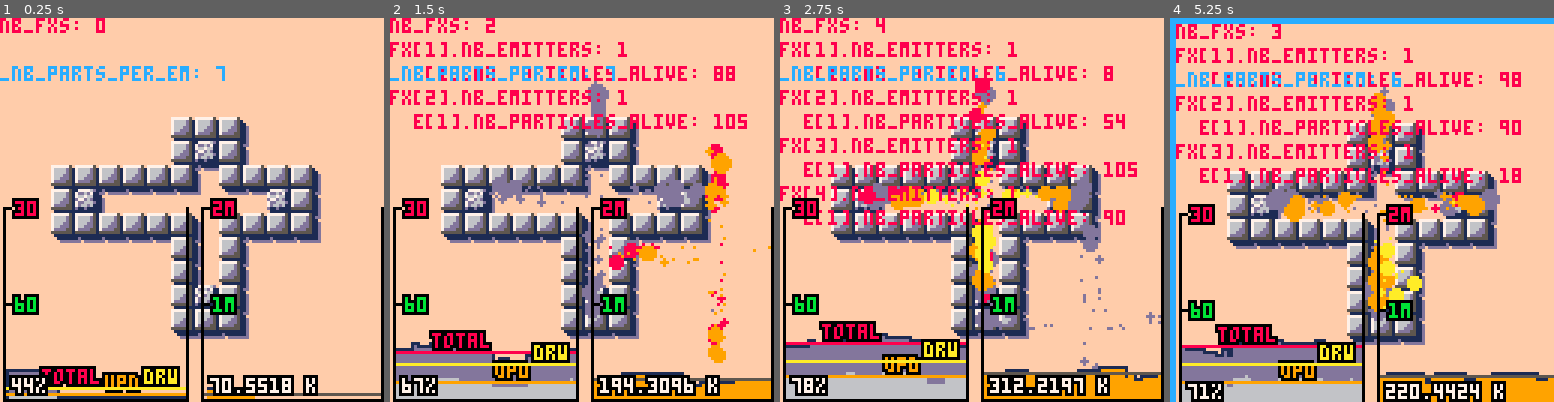
Above: before the commit, frames 1-4 (left to right).
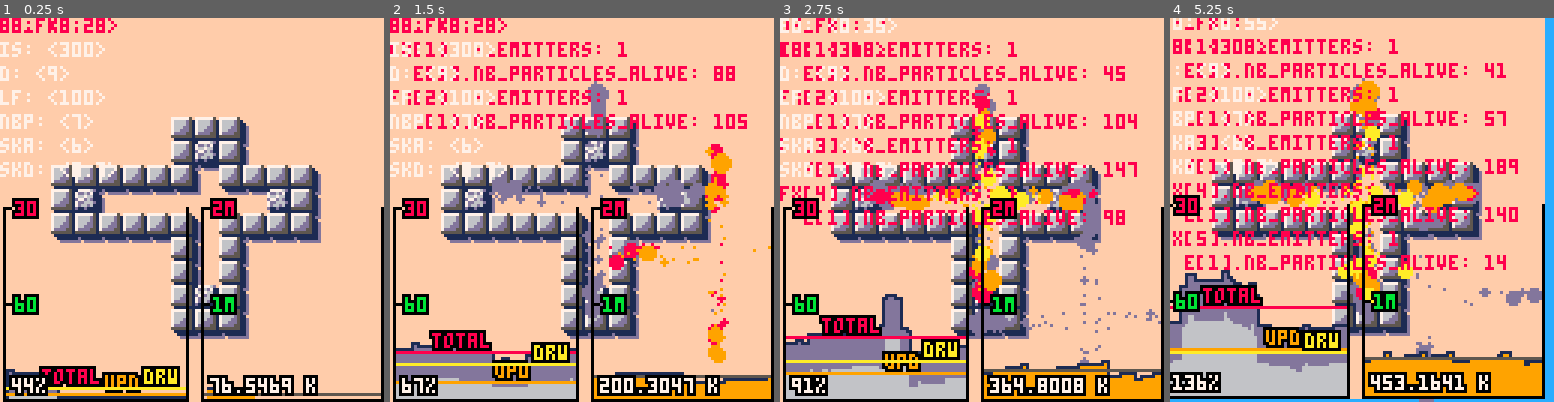
Above: after the commit, the same moments.

Repository: droune2001/nico_pico
Game: PICO-8 cartridge explo_dev.p8
Two runs of this game, one before a commit and one after it. Both use one fixed random seed, a clock stepped at 60 frames per second and the inputs below.
Inputs:
- Up to frame 1 (0.25 s): no input
- Up to frame 2 (1.5 s): tap X (X key) at 0.33, 1.07 s; tap O (Z key) at 0.7 s
- Up to frame 3 (2.75 s): hold Right 1.6-2.1 s; tap O (Z key) at 1.7, 2.1, 2.5 s; tap X (X key) at 1.85 s; hold Up 2.15-2.42 s; hold Right from 2.47 s (still down)
- Up to frame 4 (5.25 s): tap O (Z key) every 0.4 s from 2.9 to 4.9 s; tap X (X key) at 2.97, 4.08, 5.2 s; release Right at 3.03 s; hold Left 3.08-3.58 s; hold Down 3.63-3.97 s; hold Right 4.02-4.68 s; hold Up 4.73-5.03 s; hold Left from 5.08 s (still down)

The runs differ from the first frame. In frame 1, 3.2% of the frame differs, in the area x 0-75%, y 0-99%; in frame 2, 3.5%; in frame 3, 12%; in frame 4, 57%, in the area x 0-100%, y 0-100%.

Commit message:
tweak vars into explo dev

Diff:
--- a/explo_dev.p8
+++ b/explo_dev.p8
@@ -18,13 +18,13 @@
 
 
 -- debug vars
-_explo_duration=0.25
-_init_speed,_damp=300,9 --150,3
-_lift_factor=100
+--_explo_duration=0.25
+--_init_speed,_damp=300,9 --150,3
+--_lift_factor=100
 -- 7 gives me 105 particles peak, and good perf.
-_nb_particles_per_emission=7--10--15--25
-_cam_shk_amnt = 6
-_cam_shk_damp = .7
+--_nb_particles_per_emission=7--10--15--25
+--_cam_shk_amnt = 6
+--_cam_shk_damp = .7
 
 t=0
 dt=.0166667
@@ -170,6 +170,79 @@
 }
 end -- create_profiler
 
+
+-->8
+--------------
+-- tweak vars
+--------------
+g_vars = {
+ explo_duration=0.25,
+ init_speed=300,
+ damp=9, --150,3
+ lift_factor=100,
+ -- 7 gives me 105 particles peak, and good perf.
+ nb_particles_per_emission=7,--10--15--25
+ cam_shk_amnt = 6,
+ cam_shk_damp = .7,
+}
+
+tweak_vars = {
+ current = 1,
+ var_list = {},
+
+ add_tweak_var = function( tv, var_name, viz_name, incr )
+  local one_var = { vn=var_name, vin=viz_name, i=incr }
+  add(tv.var_list,one_var)
+ end,
+
+ update = function(tv)
+  if btnp(2) then
+   tv.current += 1
+   if tv.current == #tv.var_list + 1 then
+    tv.current = 1
+   end
+  end
+
+  if btnp(3) then
+   tv.current -= 1
+   if tv.current == 0 then
+    tv.current = #tv.var_list
+   end
+  end
+
+  if btnp(0) then
+   g_vars[tv.var_list[tv.current].vn] -= tv.var_list[tv.current].i
+  end
+
+  if btnp(1) then
+   g_vars[tv.var_list[tv.current].vn] += tv.var_list[tv.current].i
+  end
+
+  if btnp(4) then
+   tv:dump_to_clipboard()
+  end
+ end,
+
+ draw = function(tv)
+  -- draw list of viz_name and value
+  for k,v in pairs(tv.var_list) do
+   print(v.vin..": <"..g_vars[v.vn]..">",0,(k-1)*8, k == tv.current and 8 or 7)
+  end
+  -- draw current in bold
+  -- scroll view depending on current and direction and distance to brders
+ end,
+
+ dump_to_clipboard = function(tv)
+  -- print g_vars object with name and values, to clipboard
+  local str = "g_vars = {"
+  for v in all(tv.var_list) do
+   str = str.."\""..v.vn.."\" = "..g_vars[v.vn]..","
+  end
+  str = str.."}"
+  printh(str, "@clip")
+  -- find special clip command @clip ???
+ end
+}
 
 -->8
 ------------------
@@ -304,7 +377,7 @@
 
 function create_fire_emitter(x,y,dirx,diry,length)
  -- create generic emitter
- local e = create_emitter(_explo_duration,300,x,y)
+ local e = create_emitter(g_vars.explo_duration,300,x,y)
  -- complete it with specifics
  -- ...
  return e
@@ -335,13 +408,13 @@
 
 function create_quad_fire_emitter(x,y)
  -- create generic emitter
- local e = create_emitter(_explo_duration,400,x,y)
+ local e = create_emitter(g_vars.explo_duration,400,x,y)
  -- complete it with specifics
- e.n = _nb_particles_per_emission
+ e.n = g_vars.nb_particles_per_emission
  --colors={10,9,9,8,8,8,13,13,13,13}
  e.pcolors = {10,9,9,8,13,13,13}
- e.kd = _damp
- e.kl = _lift_factor
+ e.kd = g_vars.damp
+ e.kl = g_vars.lift_factor
 
  -- replace e.draw
  e.draw = function(e)
@@ -372,7 +445,7 @@
    --local _ex = .99-ex -- inv excentricity.
    local _ex2 = (.99-ex)*(.99-ex)--_ex*_ex
 
-   local speed = _init_speed+rnd(0.15*_init_speed)
+   local speed = g_vars.init_speed+rnd(0.15*g_vars.init_speed)
    --local life = .2+rnd(.6)
    local life = 0.7+rnd(0.2)
 
@@ -466,47 +539,34 @@
  profiler = create_profiler()
  profiler:init()
  pss={}
+
+ tweak_vars:add_tweak_var("explo_duration","ed",0.1)
+ tweak_vars:add_tweak_var("init_speed","is",10)
+ tweak_vars:add_tweak_var("damp","d",0.1)
+ tweak_vars:add_tweak_var("lift_factor","lf",1)
+ tweak_vars:add_tweak_var("nb_particles_per_emission","nbp",1)
+ tweak_vars:add_tweak_var("cam_shk_amnt","ska",1)
+ tweak_vars:add_tweak_var("cam_shk_damp","skd",0.1)
 end
 
 function _update60()
 
  t+=dt
 
--- if btnp(0) then _cam_shk_damp += .1 end
--- if btnp(1) then _cam_shk_damp -= .1 end
-
--- if btnp(2) then _cam_shk_amnt += 1 end
--- if btnp(3) then _cam_shk_amnt -= 1 end
-
--- if btnp(0) then _init_speed += 10 end
--- if btnp(1) then _init_speed -= 10 end
-
--- if btnp(2) then _damp += .1 end
--- if btnp(3) then _damp -= .1 end
-
--- if btnp(0) then _explo_duration -= .1 end
--- if btnp(1) then _explo_duration += .1 end
-
- if btnp(0) then _lift_factor -= 1 end
- if btnp(1) then _lift_factor += 1 end
-
- if btnp(2) then _nb_particles_per_emission -= 1 end
- if btnp(3) then _nb_particles_per_emission += 1 end
-
  if btnp(4) then
-  start_screen_shake(_cam_shk_amnt,_cam_shk_damp)
+  start_screen_shake(g_vars.cam_shk_amnt,g_vars.cam_shk_damp)
   start_explosion(64+4, 64-4)
  end
 
  if btnp(5) then
-  start_screen_shake(_cam_shk_amnt,_cam_shk_damp)
+  start_screen_shake(g_vars.cam_shk_amnt,g_vars.cam_shk_damp)
   start_explosion(64+rnd(50), 64+rnd(50))
  end
 
 
  update_fxs()
  update_camera_shake()
-
+ tweak_vars:update()
  profiler:update()
 end
 
@@ -517,6 +577,7 @@
  draw_fxs()
  debug_draw()
  profiler:draw()
+ tweak_vars:draw()
 end
 
 
@@ -539,14 +600,6 @@
    print("  e["..j.."].nb_particles_alive: "..pss[i].emitters[j].nb_particles,0,y,8) y+=8
   end
  end
- --print("shk_amnt: ".._cam_shk_amnt.." "..cam_shk_amnt,0,8,12)
- --print("shk_damp: ".._cam_shk_damp,0,16,12)
- --print("_init_speed: ".._init_speed,0,8,12)
- --print("_damp: ".._damp,0,16,12)
- --print("_explo_duration: ".._explo_duration,0,8,12)
- print("_nb_parts_per_em: ".._nb_particles_per_emission,0,16,12)
- --print("_lift_factor: ".._lift_factor,0,16,12)
-
 end
 __gfx__
 00000000ffffffffffffffffffffffff11dfffff11111111ff111111111111110000000000000000000000000000000000000000000000000000000000000000
